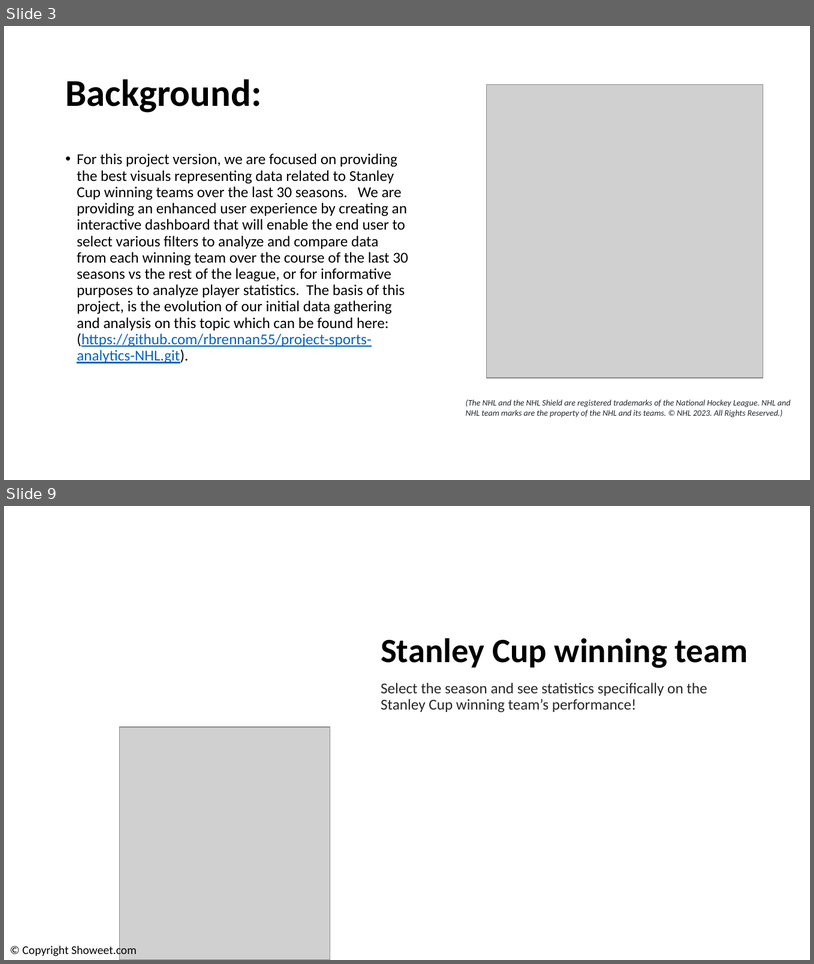
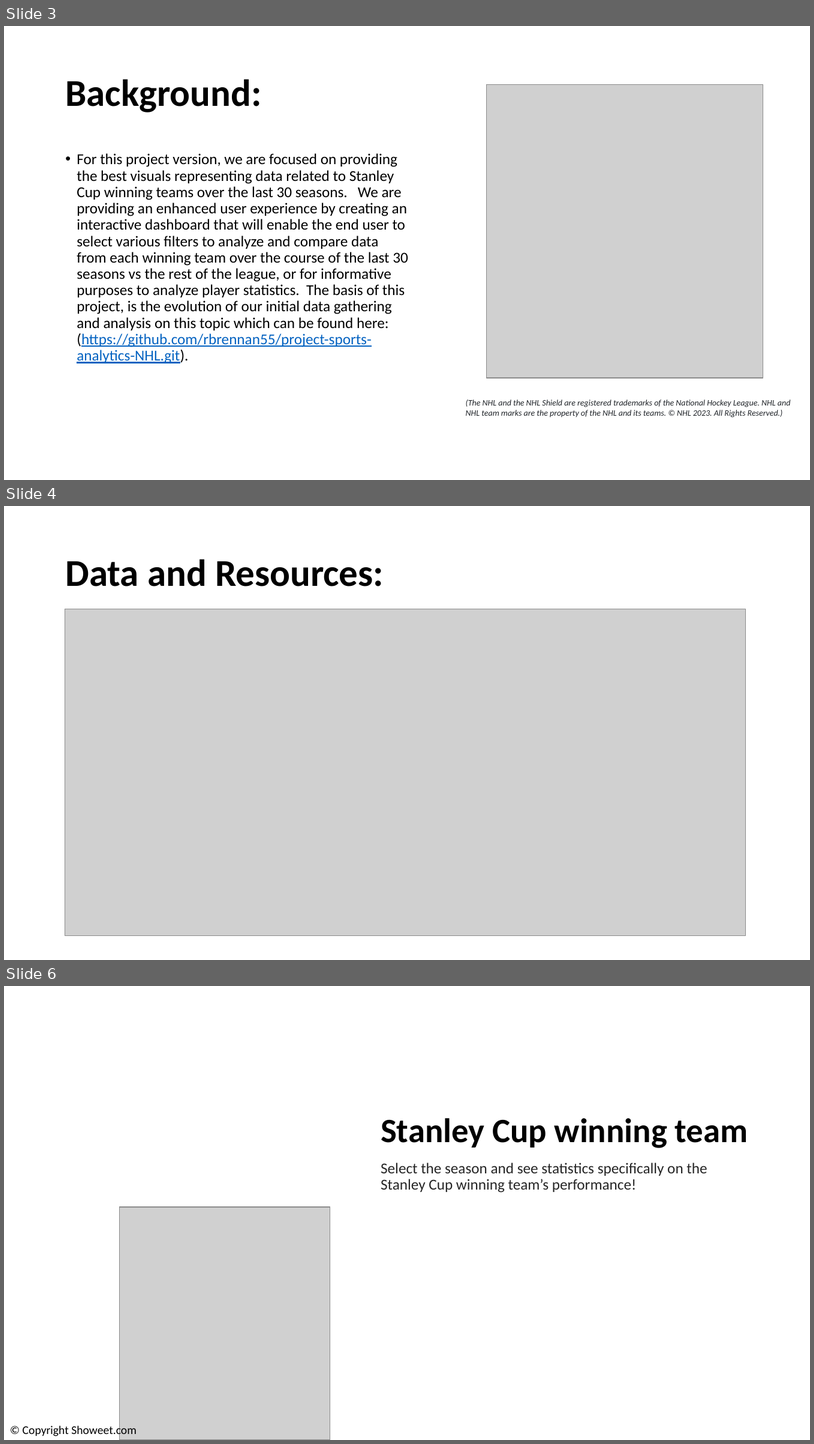
Before and after one commit to joeldemontigny/project-sports-analytics-NHL-2.0, a slide deck: project-sports-analytics-nhl2.0v2.pptx. Shown one above the other, each under a label of ours: slides 3 and 9 before the commit, slides 3, 4 and 6 after it; the slides between them are not shown. The pictures are 814x964 and 814x1444 pixels, drawn with LibreOffice and Linux fonts; fonts in the diff are those of the drawing; grey boxes stand for pictures; background and template pictures are left out. Boxes give left, top, right and bottom in pixels: in the first picture for what was removed or moved away, otherwise in the second. Text is boxed around its words. In the diff, an @@ line names an element or a change of style, - is before the commit and + after.

```diff
--- a/project-sports-analytics-nhl2.0v2.pptx
+++ b/project-sports-analytics-nhl2.0v2.pptx
@@ slide 4 added at (4, 506, 810, 960), background picture (left out) @@
@@ title added at (65, 559, 384, 586), 45 pt, text #000000, bold @@
+Data and Resources:
@@ picture added at (65, 609, 746, 936) @@
@@ what was slide 9 is now slide 6 @@
```
Also in this commit, not shown: 1 slide changed, 1 other slide added, 3 slides removed.
